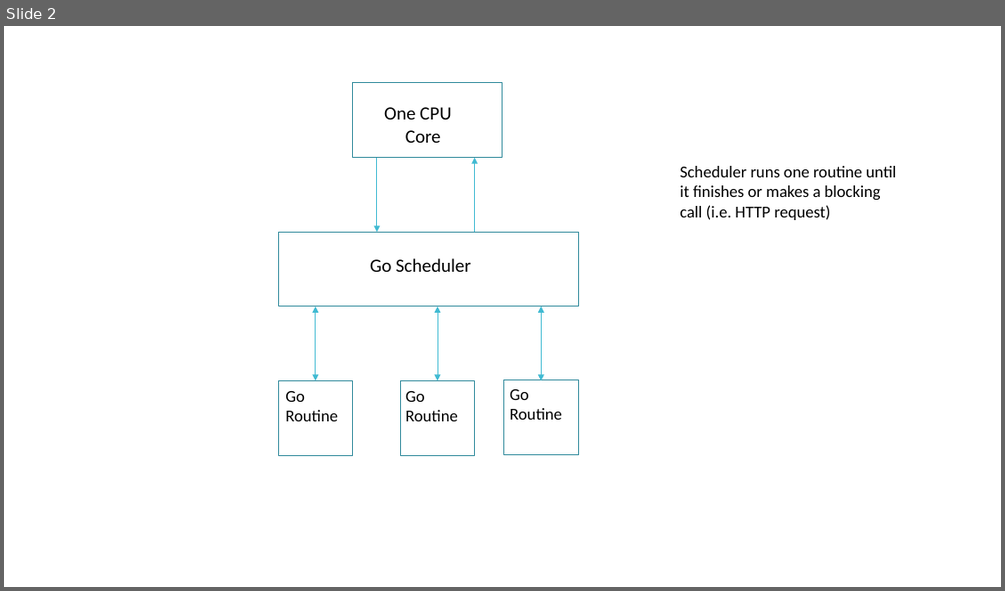
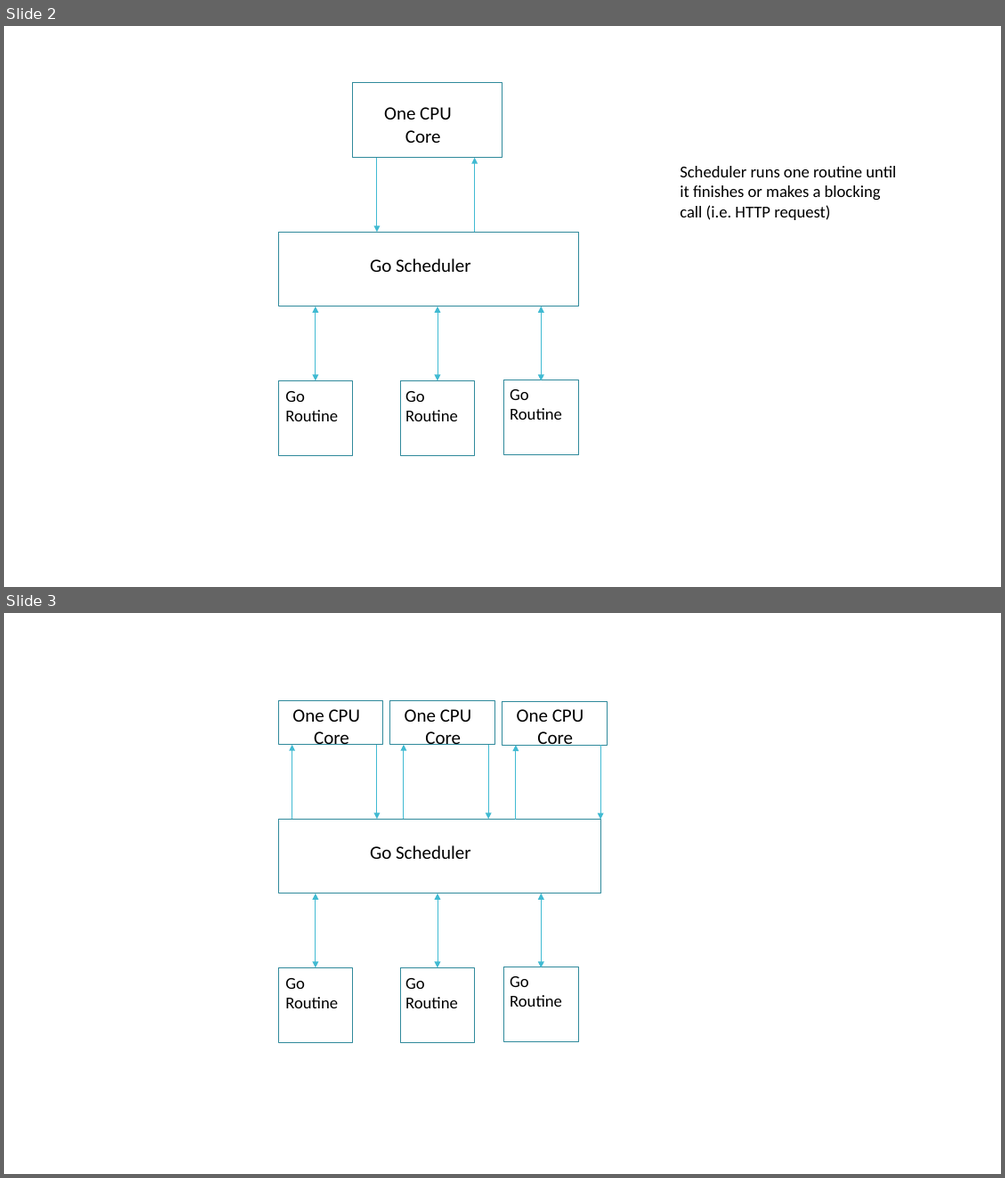
Before and after one commit to kevinlin47/Learn_Go, a slide deck: channels and go routines/Channels and Go Routines Part 4.pptx. Shown one above the other, each under a label of ours: slide 2 before the commit, slides 2 and 3 after it. The pictures are 1005x591 and 1005x1178 pixels, drawn with LibreOffice and Linux fonts; fonts in the diff are those of the drawing. Boxes give left, top, right and bottom in pixels: in the first picture for what was removed or moved away, otherwise in the second. Text is boxed around its words. In the diff, an @@ line names an element or a change of style, - is before the commit and + after.

Commit message:
Slide 3

```diff
--- a/channels and go routines/Channels and Go Routines Part 4.pptx
+++ b/channels and go routines/Channels and Go Routines Part 4.pptx
@@ slide 3 added at <box>4,613,1001,1174</box>, background #FFFFFF @@
@@ rectangle added at <box>278,701,383,745</box>, fill #FFFFFF, outline #2F8A9B 0.85 pt @@
@@ text added at <box>292,709,360,745</box>, 18 pt, text #000000 @@
+One CPU
+Core
@@ rectangle added at <box>390,701,494,745</box>, fill #FFFFFF, outline #2F8A9B 0.85 pt @@
@@ text added at <box>404,709,471,745</box>, 18 pt, text #000000 @@
+One CPU
+Core
@@ rectangle added at <box>502,701,607,745</box>, fill #FFFFFF, outline #2F8A9B 0.85 pt @@
@@ text added at <box>517,709,583,746</box>, 18 pt, text #000000 @@
+One CPU
+Core
@@ arrow added from (291, 819) to (291, 745), #40BAD2 0.75 pt @@
@@ arrow added from (377, 745) to (377, 819), #40BAD2 0.75 pt @@
@@ arrow added from (404, 819) to (404, 745), #40BAD2 0.75 pt @@
@@ arrow added from (488, 745) to (488, 819), #40BAD2 0.75 pt @@
@@ arrow added from (516, 819) to (516, 745), #40BAD2 0.75 pt @@
@@ arrow added from (600, 745) to (600, 819), #40BAD2 0.75 pt @@
@@ rectangle added at <box>278,819,600,893</box>, fill #FFFFFF, outline #2F8A9B 0.85 pt @@
@@ text added at <box>370,845,471,859</box>, 18 pt, text #000000 @@
+Go Scheduler
@@ double arrow added from (316, 893) to (316, 967), #40BAD2 0.75 pt @@
@@ double arrow added from (437, 893) to (437, 967), #40BAD2 0.75 pt @@
@@ double arrow added from (541, 893) to (541, 967), #40BAD2 0.75 pt @@
@@ rectangle added at <box>278,967,353,1042</box>, fill #FFFFFF, outline #2F8A9B 0.85 pt @@
@@ text added at <box>285,978,338,1008</box>, 16 pt, text #000000 @@
+Go Routine
@@ rectangle added at <box>400,967,474,1042</box>, fill #FFFFFF, outline #2F8A9B 0.85 pt @@
@@ text added at <box>405,978,458,1008</box>, 16 pt, text #000000 @@
+Go Routine
@@ rectangle added at <box>504,966,578,1041</box>, fill #FFFFFF, outline #2F8A9B 0.85 pt @@
@@ text added at <box>510,976,562,1006</box>, 16 pt, text #000000 @@
+Go Routine
```
